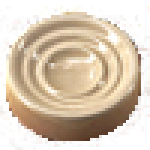
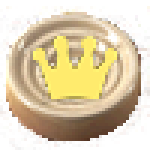
Layers edited between the first and the second 150×150 image:
added layer "Layer 4" above "Layer 2" over [27, 30, 123, 108]
